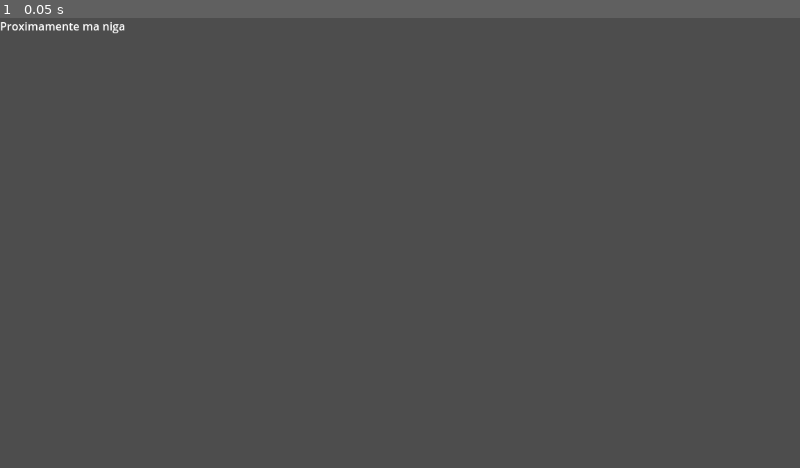
Above: before the commit, frame 1.
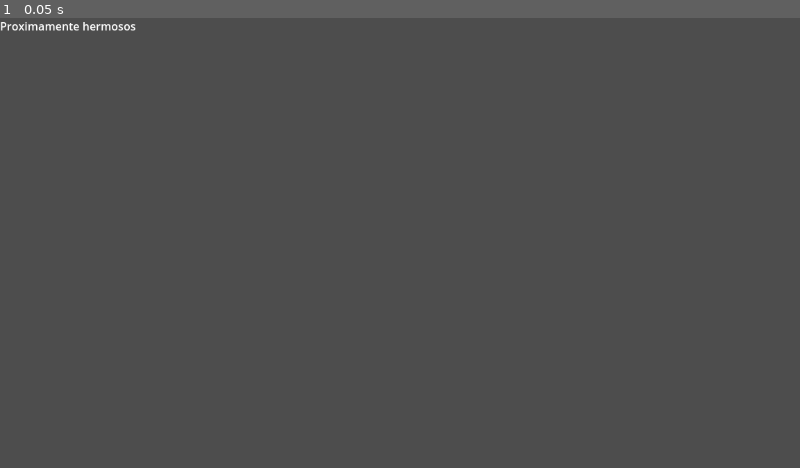
Above: after the commit, the same moment.

Repository: ErikDoldan/proyecto-fin-dam
Game: Godot game, scene res://Scenes/nivel_2.tscn
Same seed, same stepped clock (60 frames per second), same inputs: the game is played once before the commit and once after it. This scene is started directly instead of the project's main scene.
Inputs:
- Up to frame 1 (0.05 s): no input

The runs differ from the first frame. In frame 1, less than 0.1% of the frame differs, in the area x 10-17%, y 0-4%.

Commit message:
Anti funa de ruben

Diff:
--- a/cliente_godot/juego-tfg/Scenes/nivel_2.tscn
+++ b/cliente_godot/juego-tfg/Scenes/nivel_2.tscn
@@ -5,5 +5,5 @@
 [node name="Label" type="Label" parent="."]
 offset_right = 40.0
 offset_bottom = 23.0
-text = "Proximamente ma niga
+text = "Proximamente hermosos
 "
